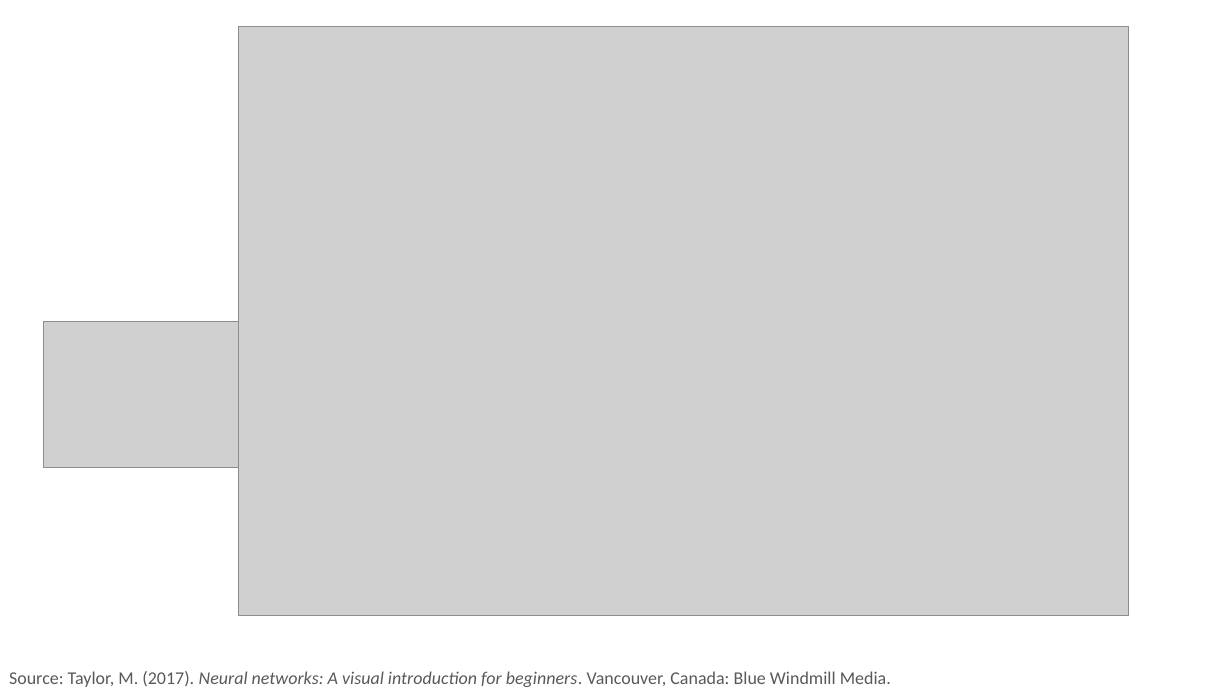
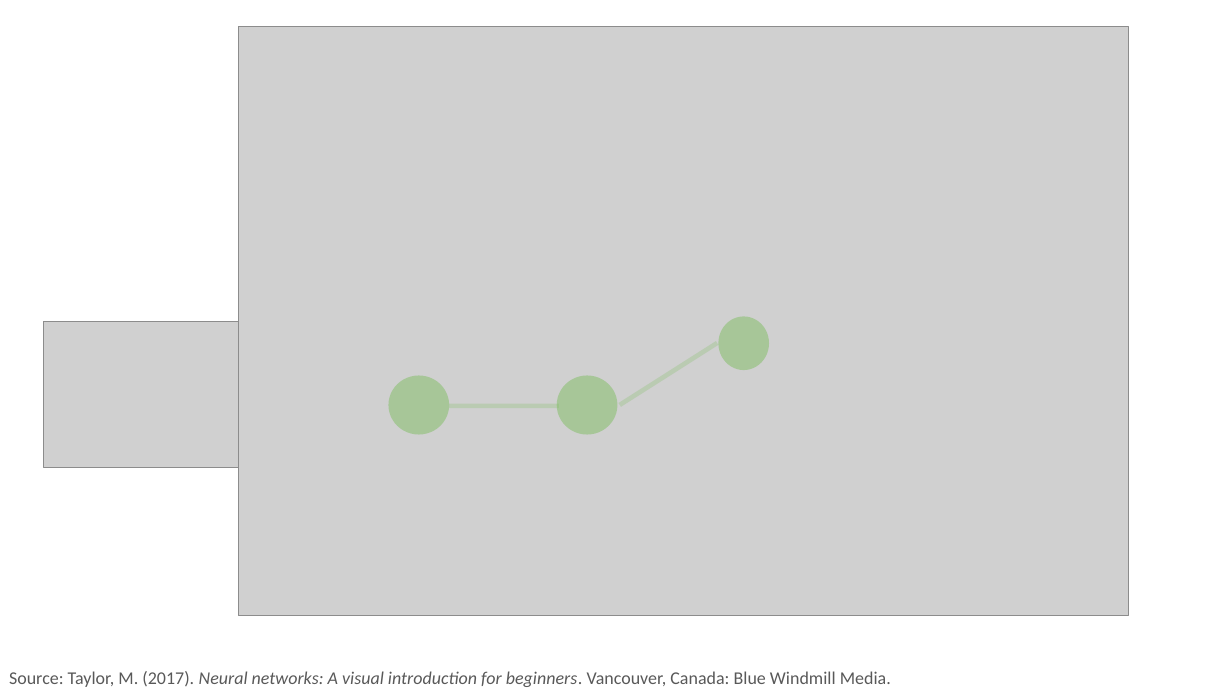
Before and after one commit to PracticumAI/deep_learning, a slide deck: slide 11 of presentations/02.1_neural_anatomy.pptx (slide 16 before the commit). Drawn at 1232x693 pixels with LibreOffice and Linux fonts; fonts in the diff are those of the drawing; grey boxes stand for pictures. Boxes give left, top, right and bottom in pixels: in the first picture for what was removed or moved away, otherwise in the second. Text is boxed around its words. In the diff, an @@ line names an element or a change of style, - is before the commit and + after.

Commit message:
Added Elli's graphics to neural anatomy presentation.

```diff
--- a/presentations/02.1_neural_anatomy.pptx
+++ b/presentations/02.1_neural_anatomy.pptx
@@ ellipse added at (x1=719, y1=316, x2=770, y2=370), fill #80BE63 at 51% opacity @@
@@ rectangle added at (x1=619, y1=341, x2=719, y2=407), fill #80BE63 at 27% opacity @@
@@ ellipse added at (x1=388, y1=375, x2=449, y2=434), fill #80BE63 at 51% opacity @@
@@ ellipse added at (x1=557, y1=375, x2=618, y2=434), fill #80BE63 at 51% opacity @@
@@ rectangle added at (x1=449, y1=404, x2=559, y2=409), fill #80BE63 at 27% opacity @@
```
